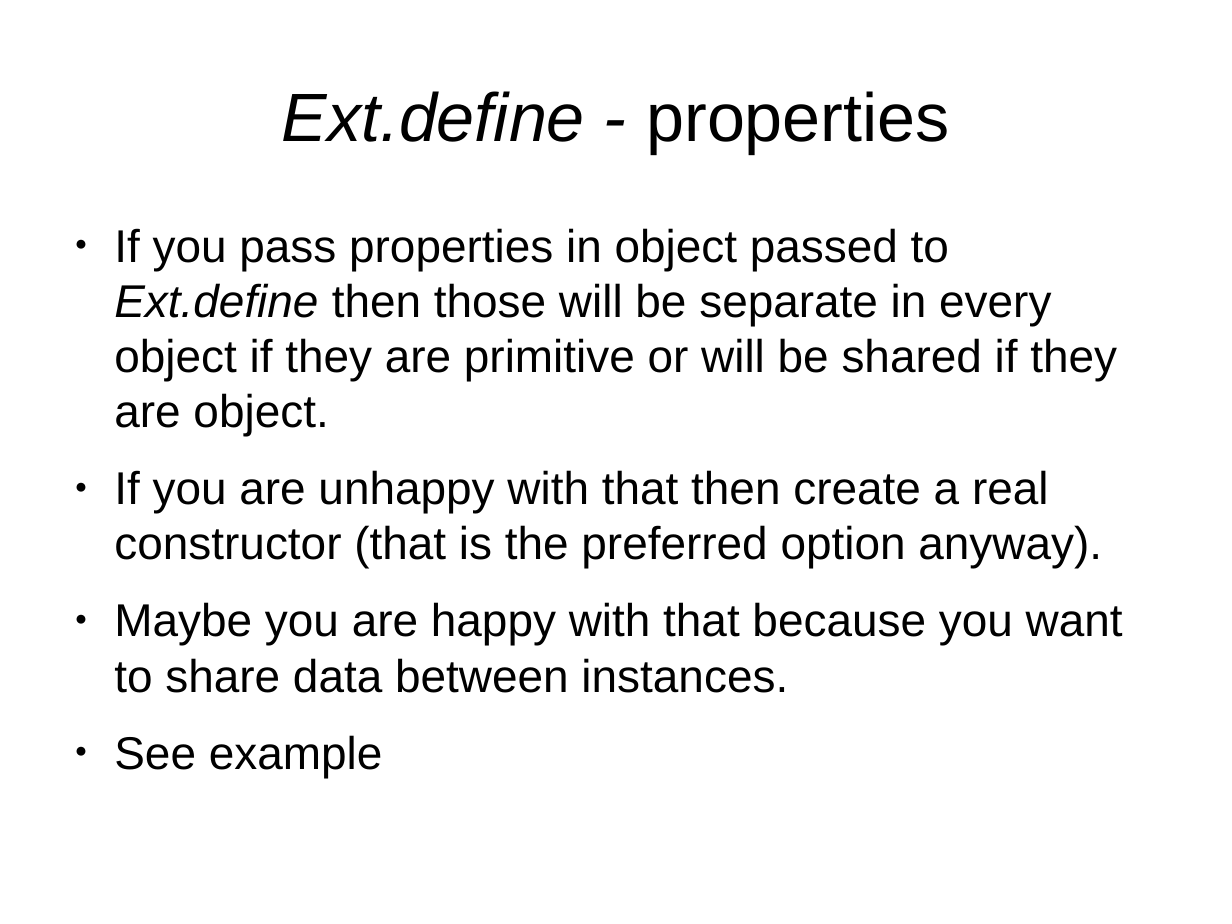
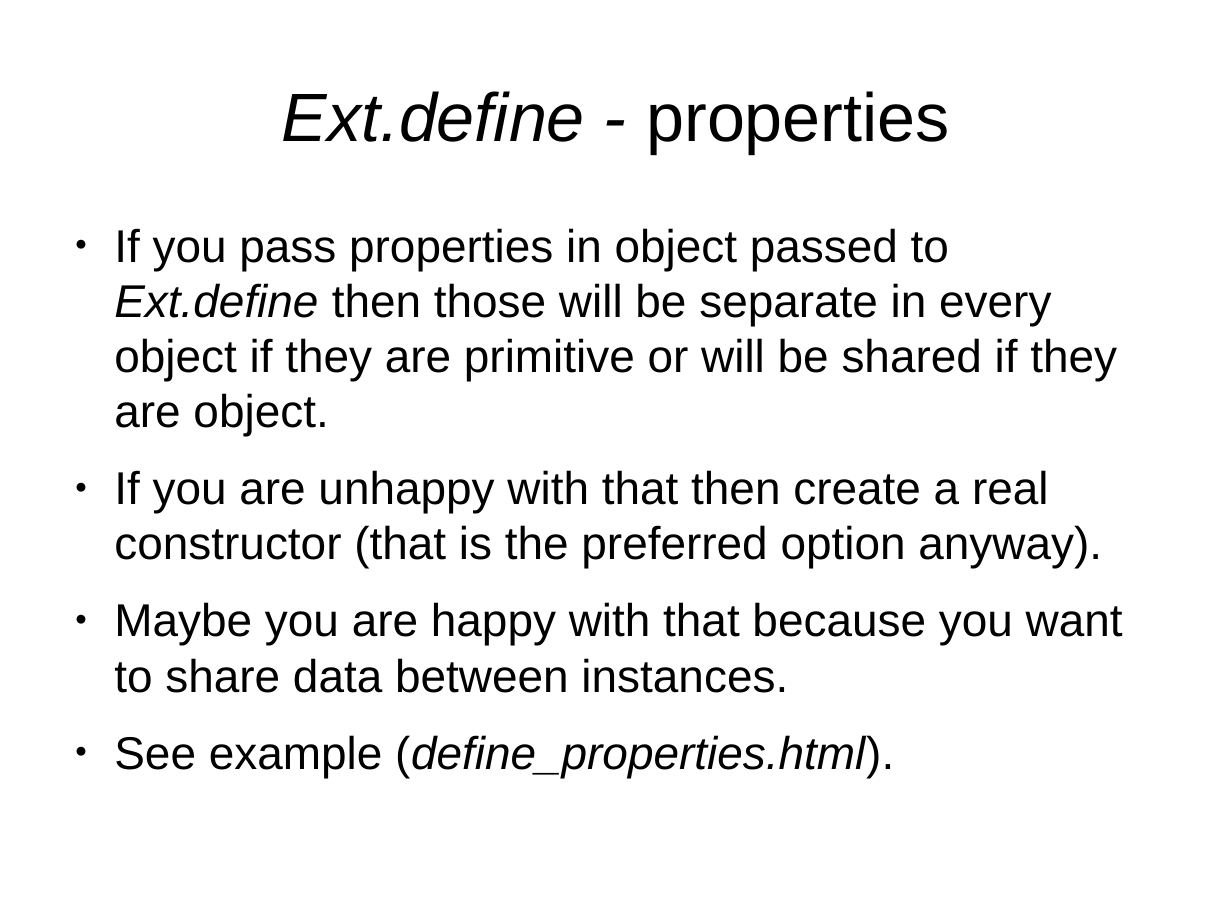
Before and after one commit to veltzer/demos, a slide deck: slide 11 of javascript/extjs/doc/extjs_oo.odp (slide 10 before the commit). Drawn at 1232x924 pixels with LibreOffice and Linux fonts; fonts in the diff are those of the drawing. Boxes give left, top, right and bottom in pixels: in the first picture for what was removed or moved away, otherwise in the second. Text is boxed around its words. In the diff, an @@ line names an element or a change of style, - is before the commit and + after.

```diff
--- a/javascript/extjs/doc/extjs_oo.odp
+++ b/javascript/extjs/doc/extjs_oo.odp
@@ text at (114, 735, 894, 778): text changed; italic on @@
-● See example
+● See example (define_properties.html).
```
Also in this commit, not shown: 1 other slide changed, 1 slide added.
